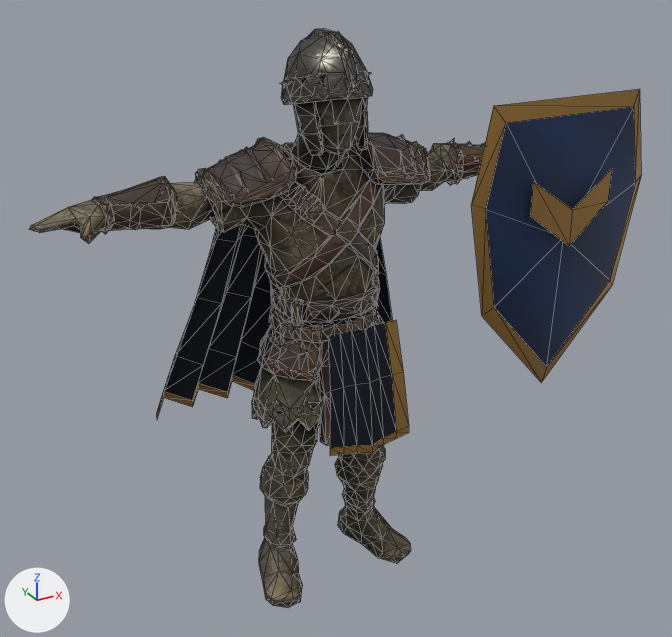
What one commit did to the glTF model production/ascendant-realms-godot/assets/characters/barrosan_clan_levy/barrosan_clan_levy.glb.
Camera for both pictures: a 50 mm lens placed at (-1.26, -2.38, 2.05), pointed at (0.09, 0.08, 0.82). Every picture has the same lights, and +X, +Y and +Z are marked at lower left. The first picture is the older version. Mesh edges are drawn as thin lines. Vertices at exactly the same position are counted once.

The first picture shows 'ClanLevy_BaseArmor', 'ClanLevy_ClanTabard', 'ClanLevy_HeaterShield', 'ClanLevy_IndigoSplitCloak_Left', 'ClanLevy_IndigoSplitCloak_Right', 'ClanLevy_ShieldRelief'.
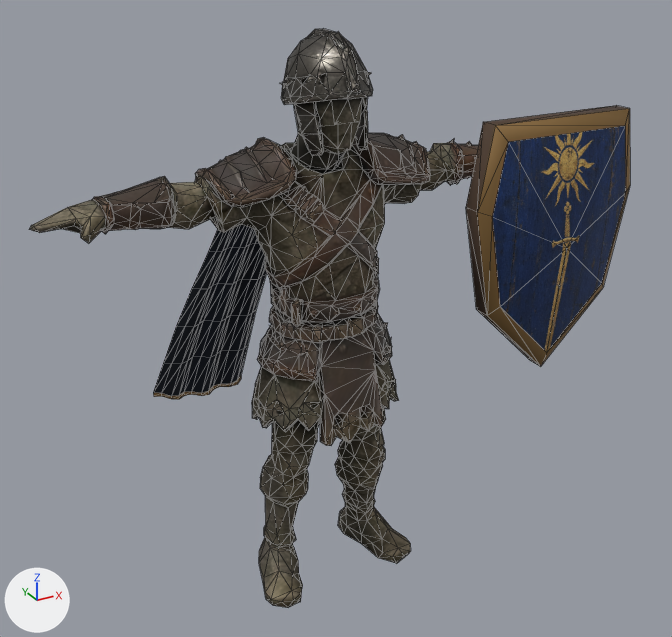
Commit message: Refine Clan Levy shield and cloak presentation

What differs and where, as boxes (x1, y1, x2, y2) in the pictures (672 x 637 px):
'ClanLevy_HeaterShield', deleted (blue)
    before: (471, 89, 641, 382)
    faces in mat_levy___clan_blue_shield_paint (picture img_clanlevy_weathered_shield_paint): (486, 107, 635, 367)
    faces in mat_levy___worn_brass_embroidery (brown #9e773c): (471, 89, 641, 382)
'ClanLevy_CurvedSunbladeShield', added
    after: (466, 105, 630, 367)
    faces in mat_levy___sunblade_painted_timber (picture img_clan_levy_sunblade_shield): (493, 126, 626, 352)
    faces in mat_levy___aged_bronze_fittings (brown #8b6c3f): (477, 108, 630, 367)
    faces in mat_levy___shield_edge_oak (brown #4d3a2c): (466, 105, 629, 365)
'ClanLevy_IndigoSplitCloak_Left', reshaped (10% shorter)
    before: (156, 225, 273, 418)
    after: (153, 225, 267, 399)
'ClanLevy_ClanTabard', deleted
    before: (328, 320, 409, 456)
    faces in mat_levy___dyed_indigo_wool (picture img_clanlevy_indigo_wool_albedo): (328, 322, 396, 448)
    faces in mat_levy___worn_brass_embroidery (brown #9e773c): (330, 320, 409, 456)
'ClanLevy_ShieldRelief', deleted (brown)
    before: (530, 169, 612, 246)
'ClanLevy_IndigoSplitCloak_Right', reshaped (not visible afterwards)
    before: (376, 238, 392, 322)

What changed in the scene script:
```text
Change me_clanlevy_indigosplitcloak_left:
    remove me_clanlevy_indigosplitcloak_left.from_pydata(...)  # 49 vertices, 72 faces; spans x -0.47..-0.015, y 0.1..0.426, z 0.48..1.37
    add me_clanlevy_indigosplitcloak_left.from_pydata(...)  # 117 vertices, 192 faces; spans x -0.43..-0.012, y 0.1..0.465, z 0.458..1.38
    me_clanlevy_indigosplitcloak_left part 1: 49 vertices removed from x -0.47..-0.015, y 0.1..0.426, z 0.48..1.37; 117 vertices added at x -0.43..-0.012, y 0.1..0.465, z 0.458..1.38
    remove me_clanlevy_indigosplitcloak_left.materials.append(mat_levy___worn_brass_embroidery)  # brown #9e773c
    add me_clanlevy_indigosplitcloak_left.materials.append(mat_levy___aged_bronze_fittings)  # brown #8b6c3f
Change me_clanlevy_indigosplitcloak_right:
    remove me_clanlevy_indigosplitcloak_right.from_pydata(...)  # 49 vertices, 72 faces; spans x 0.015..0.47, y 0.1..0.426, z 0.48..1.37
    add me_clanlevy_indigosplitcloak_right.from_pydata(...)  # 117 vertices, 192 faces; spans x 0.012..0.43, y 0.1..0.465, z 0.446..1.38
    me_clanlevy_indigosplitcloak_right part 2: 49 vertices removed from x 0.015..0.47, y 0.1..0.426, z 0.48..1.37; 117 vertices added at x 0.012..0.43, y 0.1..0.465, z 0.446..1.38
    remove me_clanlevy_indigosplitcloak_right.materials.append(mat_levy___worn_brass_embroidery)  # brown #9e773c
    add me_clanlevy_indigosplitcloak_right.materials.append(mat_levy___aged_bronze_fittings)  # brown #8b6c3f
Remove ob_clanlevy_clantabard:
    ob_clanlevy_clantabard = bpy.data.objects.new('ClanLevy_ClanTabard', me_clanlevy_clantabard)
Remove ob_clanlevy_heatershield:
    ob_clanlevy_heatershield = bpy.data.objects.new('ClanLevy_HeaterShield', me_clanlevy_heatershield)
Remove ob_clanlevy_shieldrelief:
    ob_clanlevy_shieldrelief = bpy.data.objects.new('ClanLevy_ShieldRelief', me_clanlevy_shieldrelief)
Add ob_clanlevy_curvedsunbladeshield:
    ob_clanlevy_curvedsunbladeshield = bpy.data.objects.new('ClanLevy_CurvedSunbladeShield', me_clanlevy_curvedsunbladeshield)  # 23 vertices, 42 faces; spans x 0.4..1.02, y -0.298..-0.166, z 0.635..1.48; in mat_levy___sunblade_painted_timber (picture img_clan_levy_sunblade_shield), mat_levy___aged_bronze_fittings (brown #8b6c3f), mat_levy___shield_edge_oak (brown #4d3a2c)
    ob_clanlevy_curvedsunbladeshield.location = (0.0, 0.0, 0.0)
```
